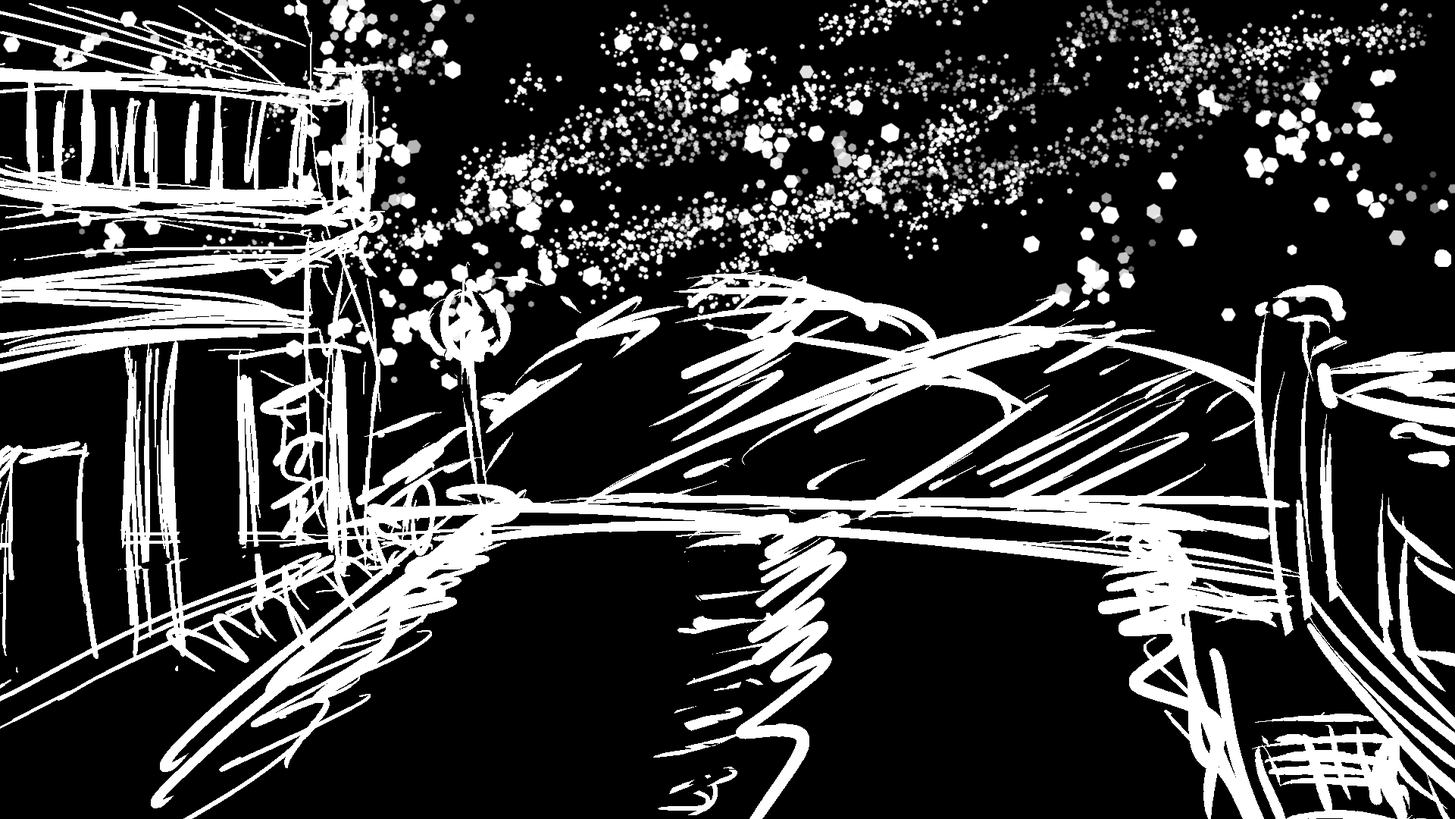
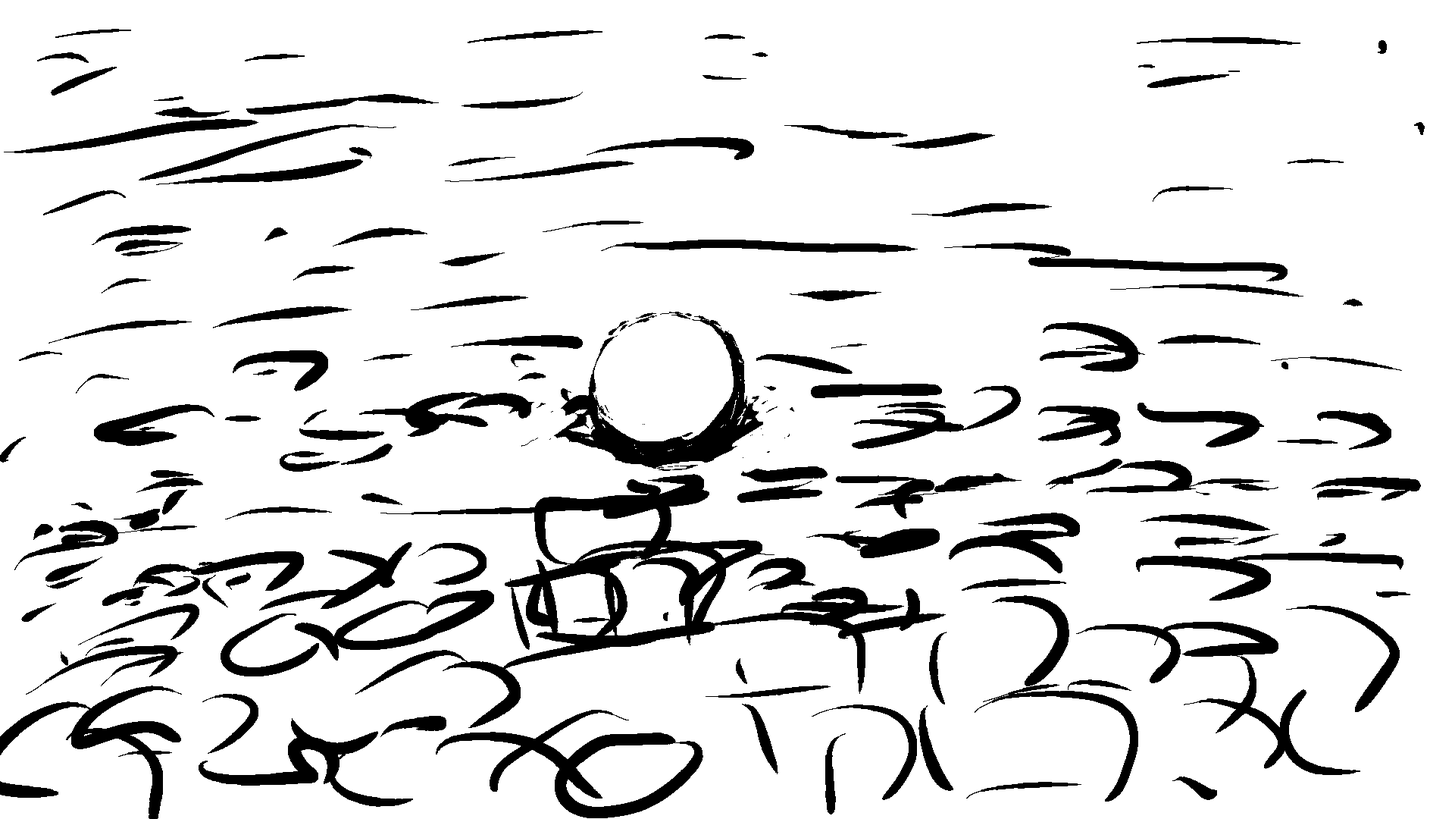
Layered file, before and after one edit (1455x819). Changes by layer:
added layer "ch2" above "ch1" over [left=0, top=28, right=1426, bottom=819]
hid "ch1" over [left=0, top=0, right=1455, bottom=819]
hid "ch0" over [left=0, top=0, right=1455, bottom=819]
